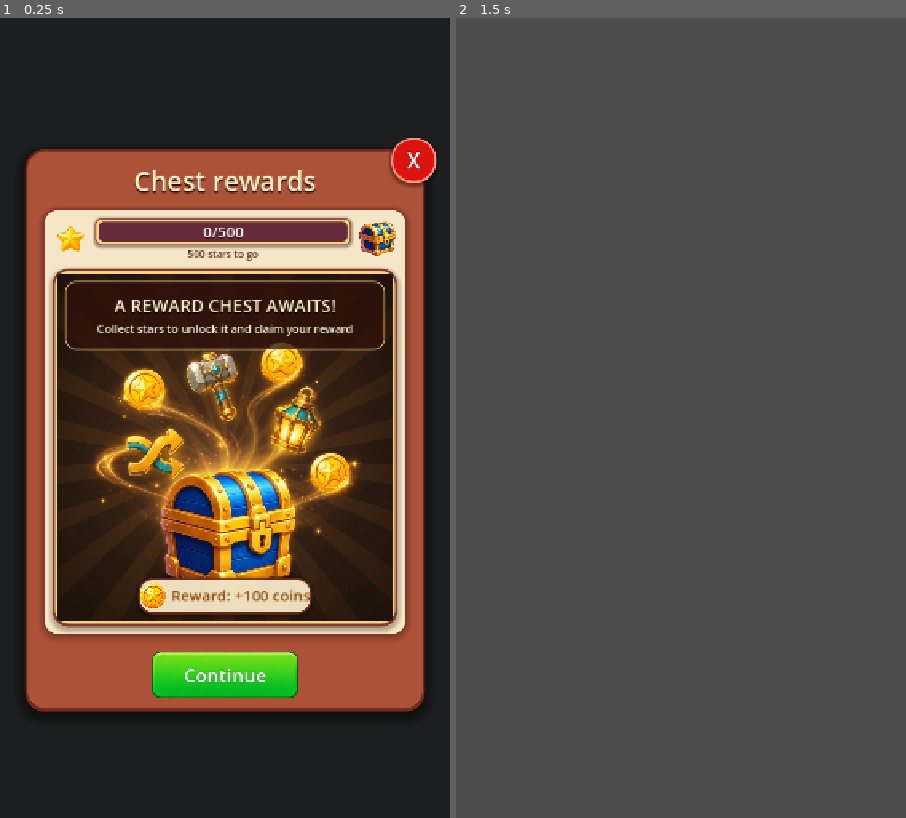
Above: before the commit, frames 1-2 (left to right).
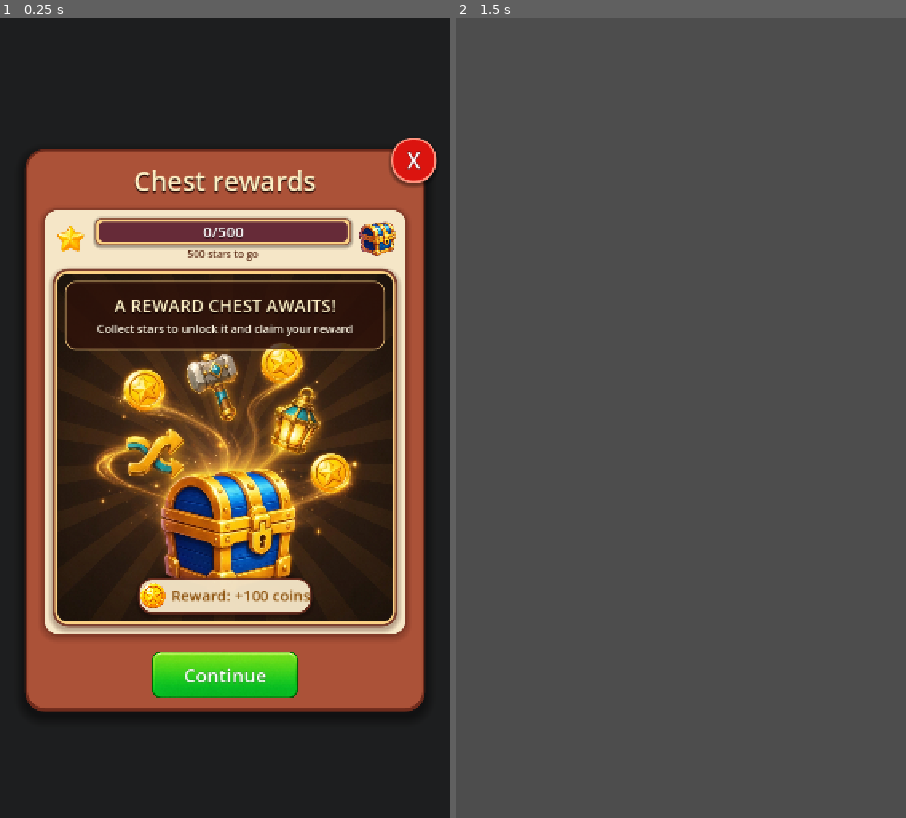
Above: after the commit, the same moments.

Repository: vladeque/sorting-puzzle
Game: Godot game, scene res://scenes/ui/reward_chest_menu.tscn
Same seed, same stepped clock (60 frames per second), same inputs: the game is played once before the commit and once after it. This scene is started directly instead of the project's main scene.
Inputs (mouse positions are in pixels of both pictures, inside the frame that each line leads up to):
- Up to frame 1 (0.25 s): no input
- Up to frame 2 (1.5 s): click "Continue" at 0.5 s; tap Enter at 1.25 s; move the mouse to (780, 378) at 1.27 s; click (780, 378) at 1.42 s

The runs differ from the first frame. In frame 1, 1.1% of the frame differs, in the area x 12-88%, y 32-76%; in frame 2, nothing differs.

Commit message:
Align reward chest image corners with frame

Diff:
--- a/assets/ui/rounded_texture_clip.gdshader
+++ b/assets/ui/rounded_texture_clip.gdshader
@@ -1,15 +1,21 @@
 shader_type canvas_item;
 
 uniform vec2 rect_size = vec2(536.0, 559.0);
-uniform float corner_radius : hint_range(0.0, 64.0, 1.0) = 18.0;
+uniform float corner_radius : hint_range(0.0, 64.0, 1.0) = 16.0;
 uniform float edge_softness : hint_range(0.5, 4.0, 0.25) = 1.25;
+
+varying vec2 local_position;
+
+
+void vertex() {
+	local_position = VERTEX;
+}
 
 
 void fragment() {
 	vec4 sampled_color = texture(TEXTURE, UV);
-	vec2 pixel_position = UV * rect_size;
 	vec2 half_size = rect_size * 0.5;
-	vec2 corner_distance = abs(pixel_position - half_size) - half_size + vec2(corner_radius);
+	vec2 corner_distance = abs(local_position - half_size) - half_size + vec2(corner_radius);
 	float signed_distance = (
 		length(max(corner_distance, vec2(0.0)))
 		+ min(max(corner_distance.x, corner_distance.y), 0.0)
--- a/scenes/ui/reward_chest_menu.tscn
+++ b/scenes/ui/reward_chest_menu.tscn
@@ -112,7 +112,7 @@
 border_width_left = 4
 border_width_top = 4
 border_width_right = 4
-border_width_bottom = 5
+border_width_bottom = 4
 border_color = Color(0.45, 0.19, 0.13, 0.88)
 corner_radius_top_left = 24
 corner_radius_top_right = 24
@@ -155,7 +155,7 @@
 [sub_resource type="ShaderMaterial" id="ShaderMaterial_rounded_image"]
 shader = ExtResource("8_rounded_texture")
 shader_parameter/rect_size = Vector2(536, 559)
-shader_parameter/corner_radius = 18.0
+shader_parameter/corner_radius = 16.0
 shader_parameter/edge_softness = 1.25
 
 [node name="RewardChestMenu" type="Control" unique_id=1443664996]
@@ -342,6 +342,7 @@
 theme_override_styles/panel = SubResource("StyleBoxFlat_image_frame")
 
 [node name="Illustration" type="TextureRect" parent="RewardChestPanel/InnerPanel/ContentStack/ChestStage" unique_id=1050465645]
+unique_name_in_owner = true
 material = SubResource("ShaderMaterial_rounded_image")
 layout_mode = 1
 anchors_preset = 15
@@ -350,7 +351,7 @@
 offset_left = 8.0
 offset_top = 8.0
 offset_right = -8.0
-offset_bottom = -9.0
+offset_bottom = -8.0
 grow_horizontal = 2
 grow_vertical = 2
 mouse_filter = 2
--- a/scripts/reward_chest_menu.gd
+++ b/scripts/reward_chest_menu.gd
@@ -1,7 +1,10 @@
 extends Control
+
+const ILLUSTRATION_CORNER_RADIUS := 16.0
 
 @onready var _close_button := %CloseButton as Button
 @onready var _continue_button := %ContinueButton as Button
+@onready var _illustration := %Illustration as TextureRect
 @onready var _progress_bar := %ProgressBar as ProgressBar
 @onready var _amount_label := %AmountLabel as Label
 @onready var _goal_caption_label := %GoalCaptionLabel as Label
@@ -11,6 +14,8 @@
 func _ready() -> void:
 	_close_button.pressed.connect(queue_free)
 	_continue_button.pressed.connect(queue_free)
+	_illustration.resized.connect(_sync_illustration_corner_mask)
+	_sync_illustration_corner_mask()
 	_apply_reward_progress(PlayerProgress.get_reward_chest_progress())
 
 
@@ -24,3 +29,12 @@
 	_amount_label.text = "%d/%d" % [stars, goal]
 	_goal_caption_label.text = "%d stars to go" % (goal - stars)
 	_next_reward_label.text = "Reward: +%d coins" % coin_reward
+
+
+func _sync_illustration_corner_mask() -> void:
+	var shader_material := _illustration.material as ShaderMaterial
+	if shader_material == null:
+		push_warning("Reward chest illustration is missing its rounded-corner material.")
+		return
+	shader_material.set_shader_parameter("rect_size", _illustration.size)
+	shader_material.set_shader_parameter("corner_radius", ILLUSTRATION_CORNER_RADIUS)
Not shown, changed: docs/SCENES.md
Not shown, changed: docs/SCRIPTS.md
